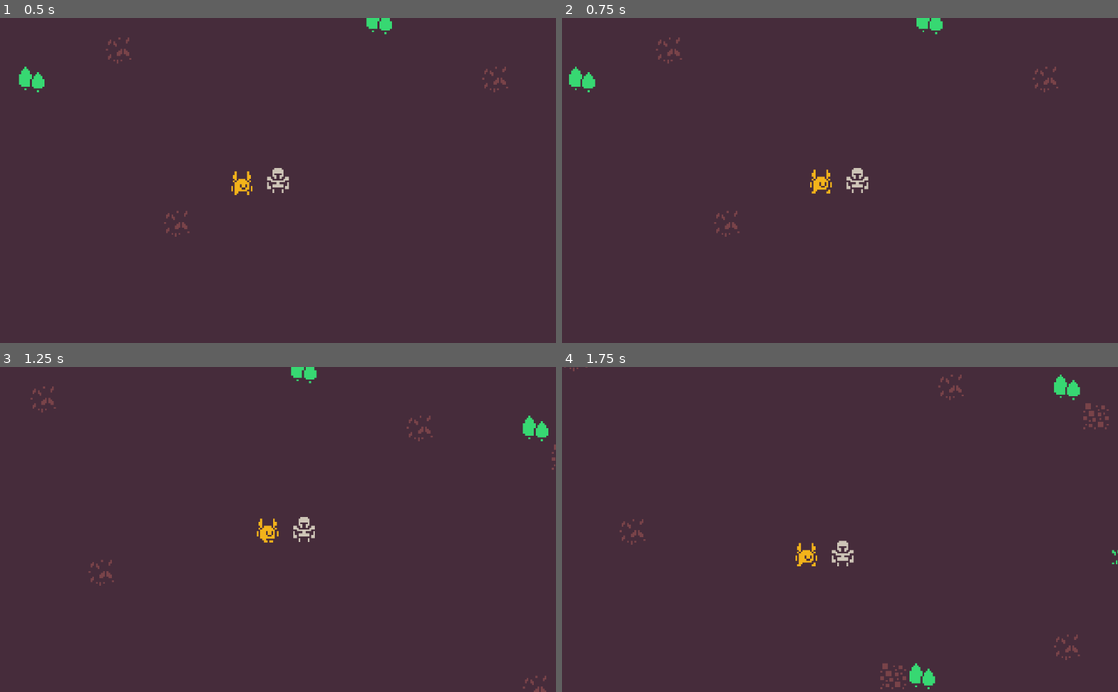
Above: before the commit, frames 1-4 (two rows, left to right).
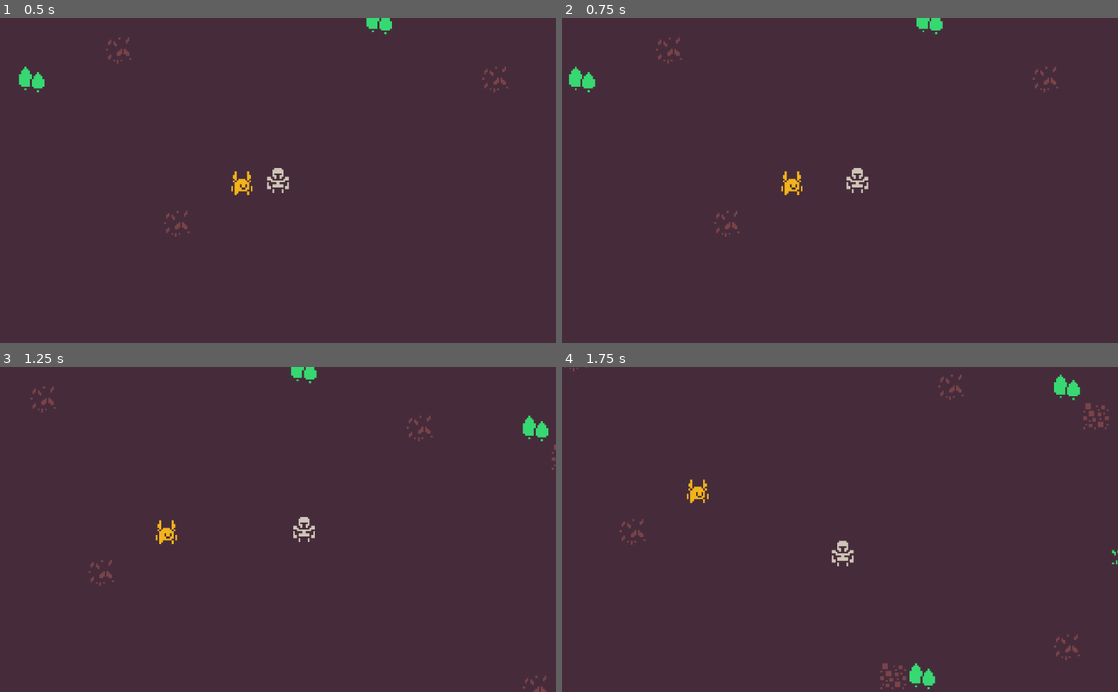
Above: after the commit, the same moments.

Repository: dsg-jam/LD46
Game: Godot game, scene res://assets/scenes/test.tscn
The game is run twice, just before and just after one commit, with the same random seed, the same clock (stepped at 60 frames per second) and the same inputs.
Inputs:
- Up to frame 1 (0.5 s): no input
- Up to frame 2 (0.75 s): tap Enter at 0.5 s; hold Right (player_right) from 0.53 s (still down)
- Up to frame 3 (1.25 s): keep holding Right (player_right)
- Up to frame 4 (1.75 s): release Right (player_right) at 1.28 s; hold Down (player_down) from 1.28 s (still down)

Frame 1 is identical in both runs. In frame 2, 0.3% of the frame differs, in the area x 39-49%, y 46-55%; in frame 3, 0.3%; in frame 4, 0.3%.

Commit message:
remove player movement from companion again

Diff:
--- a/assets/scenes/test.tscn
+++ b/assets/scenes/test.tscn
@@ -29,7 +29,6 @@
 
 [node name="Companion" type="KinematicBody2D" parent="."]
 position = Vector2( -20, 0 )
-script = ExtResource( 1 )
 
 [node name="AnimatedSprite" type="AnimatedSprite" parent="Companion"]
 frames = ExtResource( 2 )
